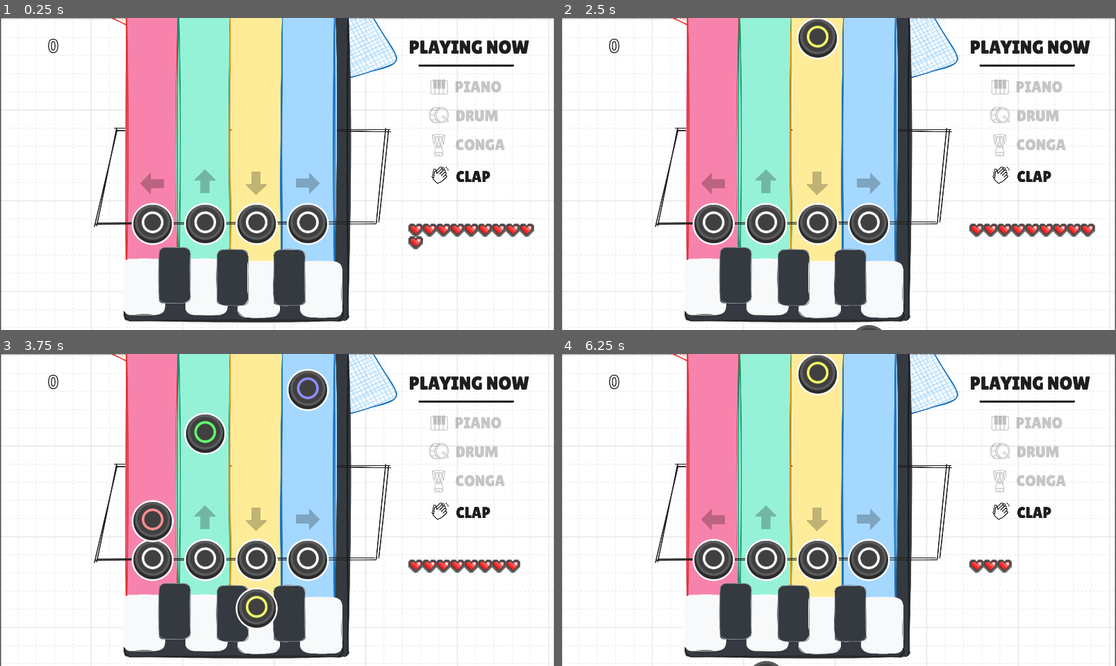
Above: before the commit, frames 1-4 (two rows, left to right).
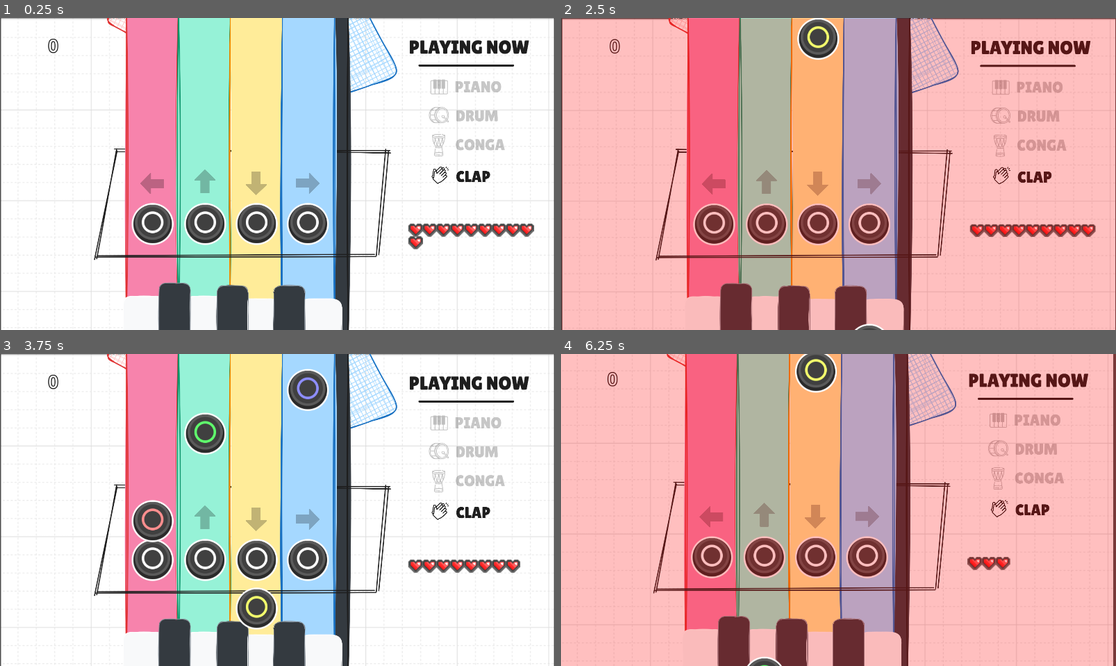
Above: after the commit, the same moments.

Repository: luiz-couto/encore
Game: Godot game, scene res://scenes/game.tscn
Two runs of this game, one before a commit and one after it. Both use one fixed random seed, a clock stepped at 60 frames per second and the inputs below.
Inputs (mouse positions are in pixels of both pictures, inside the frame that each line leads up to):
- Up to frame 1 (0.25 s): no input
- Up to frame 2 (2.5 s): move the mouse to (960, 158) at 0.52 s; click (960, 158) at 0.67 s; move the mouse to (727, 189) at 1.27 s; click (727, 189) at 1.42 s; move the mouse to (894, 105) at 2.02 s; click (894, 105) at 2.17 s
- Up to frame 3 (3.75 s): move the mouse to (249, 572) at 2.77 s; click (249, 572) at 2.92 s; move the mouse to (444, 556) at 3.52 s; click (444, 556) at 3.67 s
- Up to frame 4 (6.25 s): move the mouse to (672, 463) at 4.27 s; click (672, 463) at 4.42 s; move the mouse to (866, 510) at 5.02 s; click (866, 510) at 5.17 s; move the mouse to (755, 432) at 5.77 s; click (755, 432) at 5.92 s

The runs differ from the first frame. In frame 1, 9.0% of the frame differs, in the area x 16-72%, y 0-100%; in frame 2, 99%; in frame 3, 8.3%; in frame 4, 99%, in the area x 0-100%, y 0-100%.

Commit message:
damage flash

Diff:
--- a/encore/scenes/game.tscn
+++ b/encore/scenes/game.tscn
@@ -63,8 +63,8 @@
 
 [node name="MainBoard2" type="Sprite2D" parent="." unique_id=1085503733]
 z_index = -1
-position = Vector2(857, 435)
-scale = Vector2(0.6008579, 0.5363552)
+position = Vector2(857, 513.7936)
+scale = Vector2(0.6008579, 0.6034993)
 texture = ExtResource("3_lbhrr")
 
 [node name="Button" parent="." unique_id=155436911 instance=ExtResource("3_lnu2h")]
@@ -297,6 +297,15 @@
 offset_right = 1846.0
 offset_bottom = 1042.0
 columns = 10
+
+[node name="Camera2D" type="Camera2D" parent="." unique_id=359964655]
+offset = Vector2(960, 540)
+
+[node name="DamageFlash" type="ColorRect" parent="." unique_id=1847392011]
+offset_right = 1926.0
+offset_bottom = 1282.0
+mouse_filter = 2
+color = Color(1, 0, 0, 0)
 
 [connection signal="ready" from="." to="." method="_on_ready"]
 [connection signal="timeout" from="Timer" to="." method="_on_timer_timeout"]
--- a/encore/scenes/heart.tscn
+++ b/encore/scenes/heart.tscn
@@ -26,10 +26,12 @@
 
 [node name="Heart" type="Control" unique_id=1520456324]
 custom_minimum_size = Vector2(44, 40)
+layout_mode = 3
+anchors_preset = 0
 
 [node name="AnimatedSprite2D" type="AnimatedSprite2D" parent="." unique_id=464799396]
+modulate = Color(2.5203042, 2.5203042, 2.5203042, 1)
 position = Vector2(27, 25)
-modulate = Color(2.5203042, 2.5203042, 2.5203042, 1)
 scale = Vector2(3, 3)
 sprite_frames = SubResource("SpriteFrames_txm48")
 animation = &"tum"
--- a/encore/scripts/game.gd
+++ b/encore/scripts/game.gd
@@ -73,11 +73,31 @@
 	for i in gameplayHandler.numberOfLives:
 		container.add_child(HeartScene.instantiate())
 
+const SHAKE_DURATION: float = 0.3
+const SHAKE_INTENSITY: float = 12.0
+const SHAKE_STEPS: int = 10
+const FLASH_DURATION: float = 0.35
+const FLASH_ALPHA: float = 0.35
+
 func _on_note_missed() -> void:
 	hitStreak = 0
 	var gameplayHandler = $OptionMenuNode2D/GameplayHandler
 	gameplayHandler.numberOfLives = max(0, gameplayHandler.numberOfLives - 1)
 	_rebuild_hearts()
+	_play_damage_feedback()
+
+func _play_damage_feedback() -> void:
+	var flash = $DamageFlash
+	flash.color.a = FLASH_ALPHA
+	var flash_tween = create_tween()
+	flash_tween.tween_property(flash, "color:a", 0.0, FLASH_DURATION)
+
+	var camera = $Camera2D
+	var shake_tween = create_tween()
+	shake_tween.set_process_mode(Tween.TWEEN_PROCESS_PHYSICS)
+	for i in SHAKE_STEPS:
+		shake_tween.tween_property(camera, "offset", Vector2(960, 540) + Vector2(randf_range(-SHAKE_INTENSITY, SHAKE_INTENSITY), randf_range(-SHAKE_INTENSITY, SHAKE_INTENSITY)), SHAKE_DURATION / SHAKE_STEPS)
+	shake_tween.tween_property(camera, "offset", Vector2(960, 540), 0.05)
 
 func _apply_lanes_keys() -> void:
 	var lanesKeys = $OptionMenuNode2D/GameplayHandler.lanesKeys
